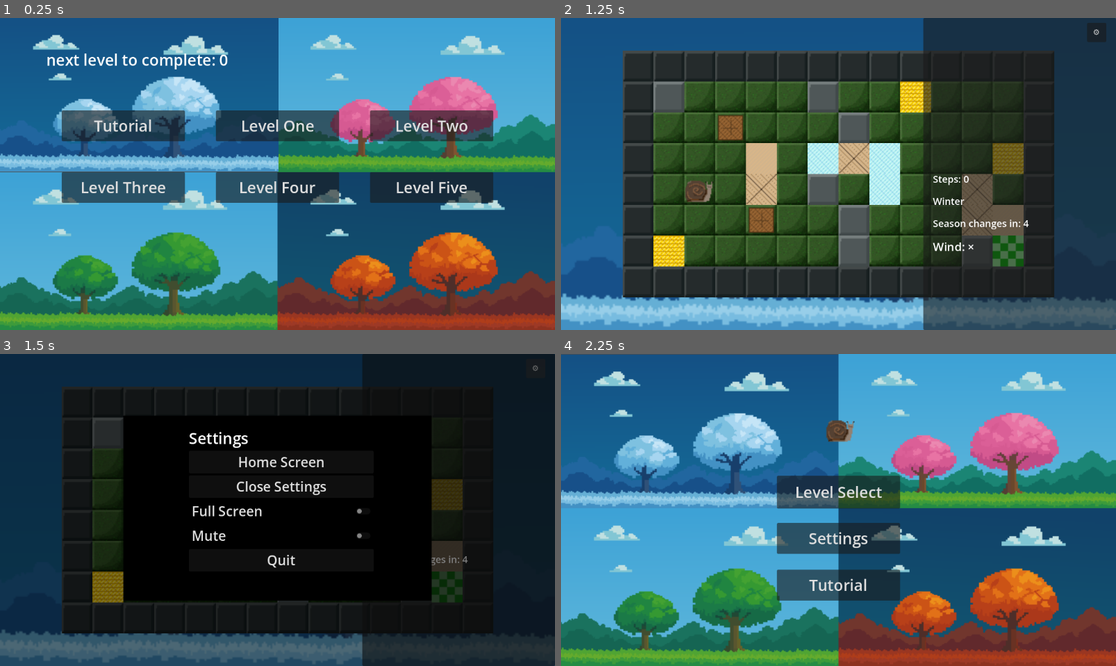
Above: before the commit, frames 1-4 (two rows, left to right).
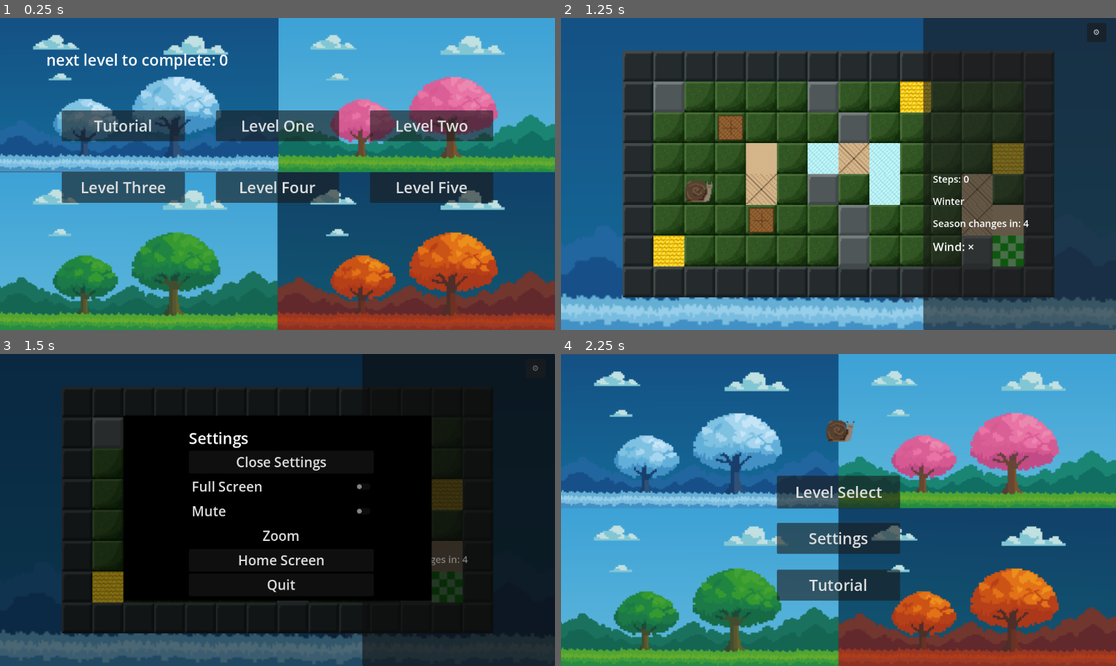
Above: after the commit, the same moments.

Repository: Caleb-sbani/project-seasons
Game: Godot game, scene res://scenes/LevelSelect.tscn
Two runs of this game, one before a commit and one after it. Both use one fixed random seed, a clock stepped at 60 frames per second and the inputs below.
Inputs:
- Up to frame 1 (0.25 s): no input
- Up to frame 2 (1.25 s): click "Level One" at 0.5 s
- Up to frame 3 (1.5 s): click "⚙" at 1.25 s
- Up to frame 4 (2.25 s): click "Home Screen" at 2 s

Frames 1-2 are identical in both runs. In frame 3, 1.5% of the frame differs, in the area x 34-66%, y 32-77%; in frame 4, nothing differs.
Error before the commit: Invalid access to property or key 'pressed' on a base object of type 'null instance'. (res://scripts/settings_menu.gd:14)

Commit message:
Updates Settings Menu

Diff:
--- a/GameFiles/project-seasons/scenes/SettingsMenu.tscn
+++ b/GameFiles/project-seasons/scenes/SettingsMenu.tscn
@@ -52,11 +52,6 @@
 theme_override_font_sizes/font_size = 32
 text = "Settings"
 
-[node name="HomeScreen" type="Button" parent="Panel/VBoxContainer" unique_id=1217837050]
-layout_mode = 2
-theme_override_font_sizes/font_size = 28
-text = "Home Screen"
-
 [node name="CloseSetting" type="Button" parent="Panel/VBoxContainer" unique_id=325016809]
 layout_mode = 2
 theme_override_font_sizes/font_size = 28
@@ -67,10 +62,31 @@
 theme_override_font_sizes/font_size = 28
 text = "Full Screen"
 
-[node name="CheckButton" type="CheckButton" parent="Panel/VBoxContainer" unique_id=335117874]
+[node name="MuteButton" type="CheckButton" parent="Panel/VBoxContainer" unique_id=335117874]
 layout_mode = 2
 theme_override_font_sizes/font_size = 28
 text = "Mute"
+
+[node name="ZoomButton" type="MenuButton" parent="Panel/VBoxContainer" unique_id=1454679196]
+layout_mode = 2
+theme_override_font_sizes/font_size = 28
+text = "Zoom"
+item_count = 3
+popup/item_0/text = "1"
+popup/item_0/checkable = 2
+popup/item_0/checked = true
+popup/item_0/id = 0
+popup/item_1/text = "2"
+popup/item_1/checkable = 2
+popup/item_1/id = 1
+popup/item_2/text = "3"
+popup/item_2/checkable = 2
+popup/item_2/id = 2
+
+[node name="HomeScreen" type="Button" parent="Panel/VBoxContainer" unique_id=1217837050]
+layout_mode = 2
+theme_override_font_sizes/font_size = 28
+text = "Home Screen"
 
 [node name="Quit" type="Button" parent="Panel/VBoxContainer" unique_id=466676717]
 layout_mode = 2
Not shown: 1 places in GameFiles/project-seasons/scenes/SettingsMenu.tscn that only renumber resources
